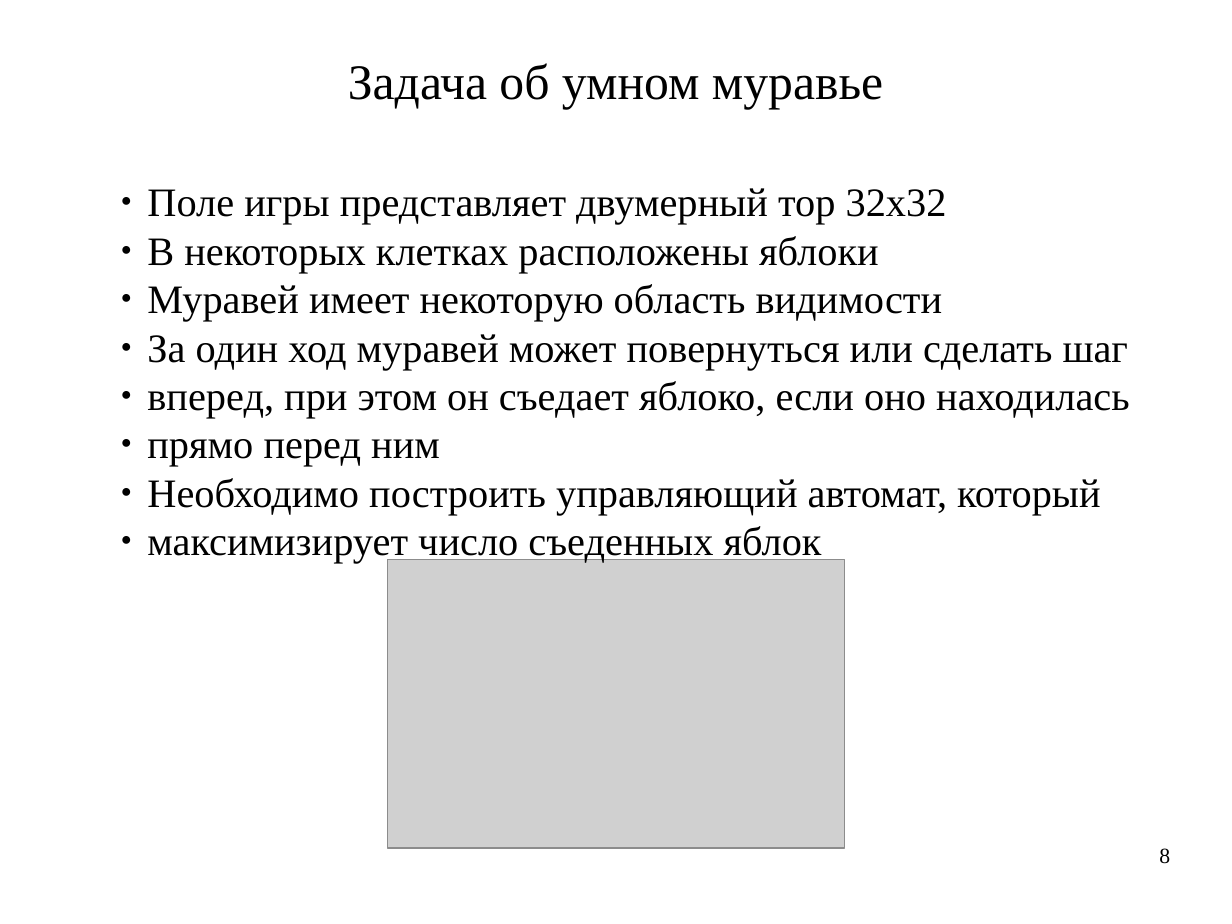
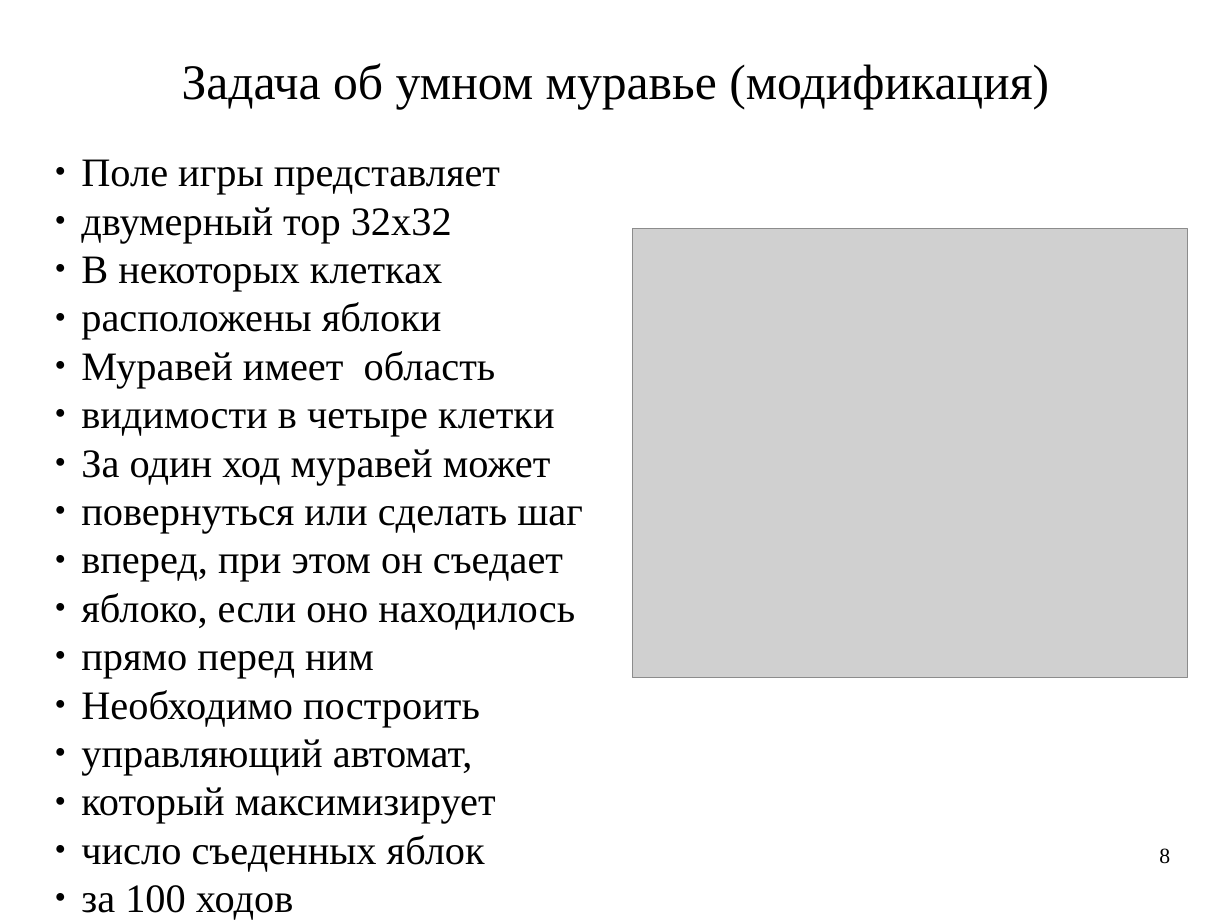
Before and after one commit to artem-bochkarev/master-work, a slide deck: slide 8 of Presentation.odp. Drawn at 1232x924 pixels with LibreOffice and Linux fonts; fonts in the diff are those of the drawing; grey boxes stand for pictures. Boxes give left, top, right and bottom in pixels: in the first picture for what was removed or moved away, otherwise in the second. Text is boxed around its words. In the diff, an @@ line names an element or a change of style, - is before the commit and + after.

```diff
--- a/Presentation.odp
+++ b/Presentation.odp
@@ text at (x1=182, y1=63, x2=1049, y2=109): text changed @@
-Задача об умном муравье
+Задача об умном муравье (модификация)
@@ text "Поле игры представляет" moved from (x1=147, y1=188, x2=1130, y2=564) to (x1=81, y1=159, x2=583, y2=920) @@
@@ text at (x1=81, y1=159, x2=583, y2=630): text changed @@
-● Поле игры представляет двумерный тор 32х32
-● В некоторых клетках расположены яблоки
-● Муравей имеет некоторую область видимости
-● За один ход муравей может повернуться или сделать шаг
-● вперед, при этом он съедает яблоко, если оно находилась
+● Поле игры представляет
+● двумерный тор 32х32
+● В некоторых клетках
+● расположены яблоки
+● Муравей имеет область
+● видимости в четыре клетки
+● За один ход муравей может
+● повернуться или сделать шаг
+● вперед, при этом он съедает
+● яблоко, если оно находилось
@@ picture resized from (x1=387, y1=560, x2=844, y2=849) to (x1=633, y1=229, x2=1188, y2=679) @@
@@ text at (x1=81, y1=690, x2=496, y2=920): text changed @@
-● Необходимо построить управляющий автомат, который
-● максимизирует число съеденных яблок
+● Необходимо построить
+● управляющий автомат,
+● который максимизирует
+● число съеденных яблок
+● за 100 ходов
```
Also in this commit, not shown: 8 other slides changed, 10 slides added, 3 slides removed, 21 other files.
